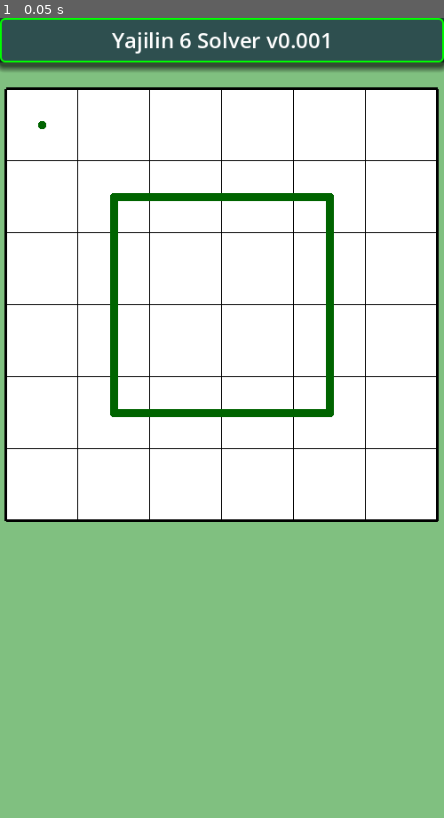
Above: before the commit, frame 1.
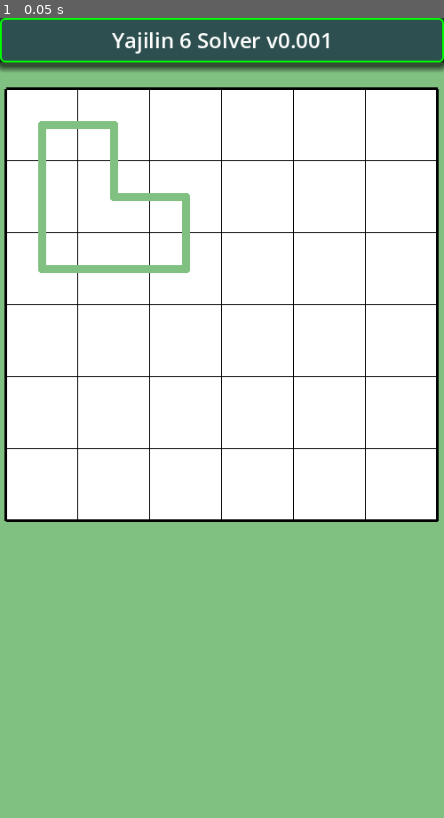
Above: after the commit, the same moment.

Repository: vivisuke/Yajilin6Solver
Game: Godot game, scene res://main.tscn
Same seed, same stepped clock (60 frames per second), same inputs: the game is played once before the commit and once after it.
Inputs:
- Up to frame 1 (0.05 s): no input

The runs differ from the first frame. In frame 1, 3.0% of the frame differs, in the area x 8-76%, y 12-50%.

Commit message:
0007 ◎ C 02/15 02/15 0.001│ToDo│Board6x6 盤面状態を LineLayer に表示

Diff:
--- a/Yajilin6Solver/classes/Board6x6.gd
+++ b/Yajilin6Solver/classes/Board6x6.gd
@@ -18,11 +18,20 @@
 
 var ary_board = []
 
-func xyToAix(x, y):		# x, y: [0, N_HORZ)
+func xyToIX(x, y):		# x, y: [0, N_HORZ)
 	return x + (y+1) * ARY_HEIGHT
 
 func _init():
 	ary_board.resize(ARY_SIZE)
+	ary_board.fill(0)
+	ary_board[xyToIX(0, 0)] = LINE_RIGHT | LINE_DOWN
+	ary_board[xyToIX(1, 0)] = LINE_LEFT | LINE_DOWN
+	ary_board[xyToIX(0, 1)] = LINE_UP | LINE_DOWN
+	ary_board[xyToIX(1, 1)] = LINE_UP | LINE_RIGHT
+	ary_board[xyToIX(2, 1)] = LINE_LEFT | LINE_DOWN
+	ary_board[xyToIX(0, 2)] = LINE_UP | LINE_RIGHT
+	ary_board[xyToIX(1, 2)] = LINE_LEFT | LINE_RIGHT
+	ary_board[xyToIX(2, 2)] = LINE_LEFT | LINE_UP
 
 # Called when the node enters the scene tree for the first time.
 func _ready():
--- a/Yajilin6Solver/main.tscn
+++ b/Yajilin6Solver/main.tscn
@@ -1,10 +1,12 @@
-[gd_scene load_steps=4 format=3 uid="uid://bgthgx02v541e"]
+[gd_scene load_steps=5 format=3 uid="uid://bgthgx02v541e"]
 
+[ext_resource type="Script" path="res://scripts/main.gd" id="1_jyt1o"]
 [ext_resource type="Script" path="res://scripts/TitleBar.gd" id="1_kqcud"]
 [ext_resource type="Script" path="res://scripts/Grid.gd" id="2_rcw08"]
 [ext_resource type="Script" path="res://scripts/LineLayer.gd" id="3_p6ymd"]
 
 [node name="Main" type="Node2D"]
+script = ExtResource("1_jyt1o")
 
 [node name="BG" type="ColorRect" parent="."]
 offset_right = 500.0
--- a/Yajilin6Solver/scripts/LineLayer.gd
+++ b/Yajilin6Solver/scripts/LineLayer.gd
@@ -3,26 +3,65 @@
 const N_HORZ = 6
 const N_VERT = 6
 const CELL_WIDTH = 81
+const CW_HALF = CELL_WIDTH/2.0				# セル幅の半分
 const BOARD_WIDTH = CELL_WIDTH * N_HORZ
+const ARY_WIDTH = N_HORZ + 1
+const ARY_HEIGHT = N_VERT + 2
+const ARY_SIZE = ARY_WIDTH * ARY_HEIGHT
+
+const BLACK = -2
+const WALL = -1
+const EMPTY = 0
+const LINE_UP = 1
+const LINE_RIGHT = 2
+const LINE_DOWN = 4
+const LINE_LEFT = 8
+const DOT = 16
+
+const LN_COL = Color("#80c080")
+#const LN_COL = Color.GREEN
+#const LN_COL = Color.DARK_GREEN
+const LN_WD = 9.0
+
+@export var ary_board = []
+
+func xyToIX(x, y):		# x, y: [0, N_HORZ)
+	return x + (y+1) * ARY_HEIGHT
 
 func _draw():
-	var x0 = CELL_WIDTH * 0.5
-	var y0 = CELL_WIDTH * 0.5
-	var x1 = CELL_WIDTH * 1.5
-	var x2 = CELL_WIDTH * 4.5
-	var y1 = CELL_WIDTH * 1.5
-	var y2 = CELL_WIDTH * 4.5
-	var col = Color.DARK_GREEN
-	var w = 9.0
-	draw_line(Vector2(x1, y1), Vector2(x2, y1), col, w)
-	draw_line(Vector2(x1, y2), Vector2(x2, y2), col, w)
-	draw_line(Vector2(x1, y1), Vector2(x1, y2), col, w)
-	draw_line(Vector2(x2, y1), Vector2(x2, y2), col, w)
-	draw_circle(Vector2(x0, y0), w/2, col)
-	draw_circle(Vector2(x1, y1), w/2, col)
-	draw_circle(Vector2(x2, y1), w/2, col)
-	draw_circle(Vector2(x1, y2), w/2, col)
-	draw_circle(Vector2(x2, y2), w/2, col)
+	if !ary_board.is_empty():
+		for y in range(N_VERT):
+			for x in range(N_HORZ):
+				var ix = xyToIX(x, y)
+				if ary_board[ix] > 0:
+					var px = CELL_WIDTH * (x + 0.5)		# セル中央位置
+					var py = CELL_WIDTH * (y + 0.5)		# セル中央位置
+					draw_circle(Vector2(px, py), LN_WD/2, LN_COL)
+					if (ary_board[ix] & LINE_UP) != 0:
+						draw_line(Vector2(px, py), Vector2(px, py-CW_HALF), LN_COL, LN_WD)
+					if (ary_board[ix] & LINE_DOWN) != 0:
+						draw_line(Vector2(px, py), Vector2(px, py+CW_HALF), LN_COL, LN_WD)
+					if (ary_board[ix] & LINE_LEFT) != 0:
+						draw_line(Vector2(px, py), Vector2(px-CW_HALF, py), LN_COL, LN_WD)
+					if (ary_board[ix] & LINE_RIGHT) != 0:
+						draw_line(Vector2(px, py), Vector2(px+CW_HALF, py), LN_COL, LN_WD)
+	#var x0 = CELL_WIDTH * 0.5
+	#var y0 = CELL_WIDTH * 0.5
+	#var x1 = CELL_WIDTH * 1.5
+	#var x2 = CELL_WIDTH * 4.5
+	#var y1 = CELL_WIDTH * 1.5
+	#var y2 = CELL_WIDTH * 4.5
+	#var col = Color.DARK_GREEN
+	#var w = 9.0
+	#draw_line(Vector2(x1, y1), Vector2(x2, y1), col, w)
+	#draw_line(Vector2(x1, y2), Vector2(x2, y2), col, w)
+	#draw_line(Vector2(x1, y1), Vector2(x1, y2), col, w)
+	#draw_line(Vector2(x2, y1), Vector2(x2, y2), col, w)
+	#draw_circle(Vector2(x0, y0), w/2, col)
+	#draw_circle(Vector2(x1, y1), w/2, col)
+	#draw_circle(Vector2(x2, y1), w/2, col)
+	#draw_circle(Vector2(x1, y2), w/2, col)
+	#draw_circle(Vector2(x2, y2), w/2, col)
 func _ready():
 	pass # Replace with function body.
 func _process(delta):
--- /dev/null
+++ b/Yajilin6Solver/scripts/main.gd
@@ -0,0 +1,14 @@
+extends Node2D
+
+var CBoard6x6 = preload("res://classes/Board6x6.gd")
+var bd
+
+func _ready():
+	bd = CBoard6x6.new()
+	$Board/LineLayer.ary_board = bd.ary_board
+	$Board/LineLayer.queue_redraw()
+	pass # Replace with function body.
+
+
+func _process(delta):
+	pass
Not shown, changed: Yajilin6Solver.spr
